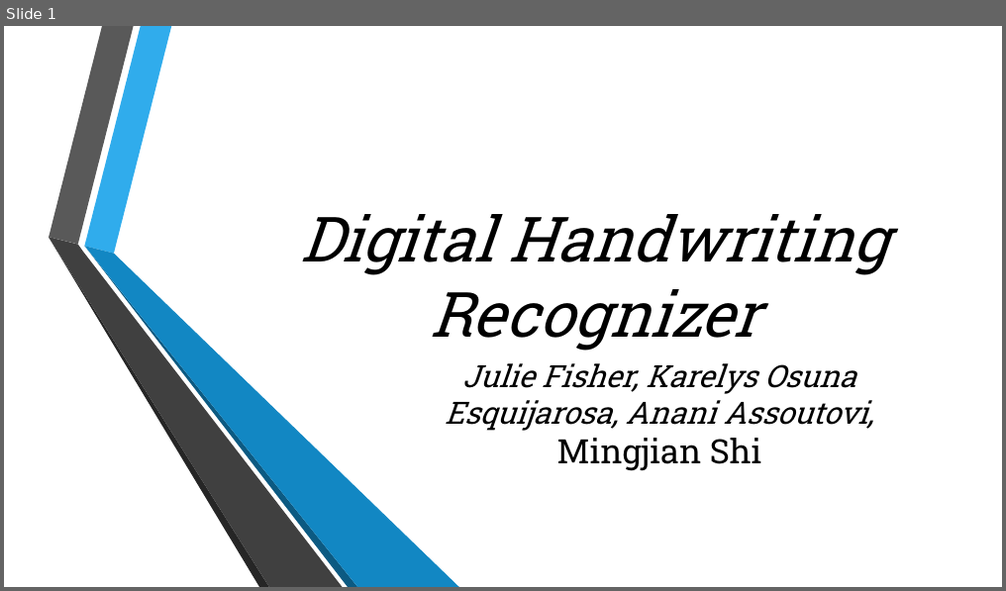
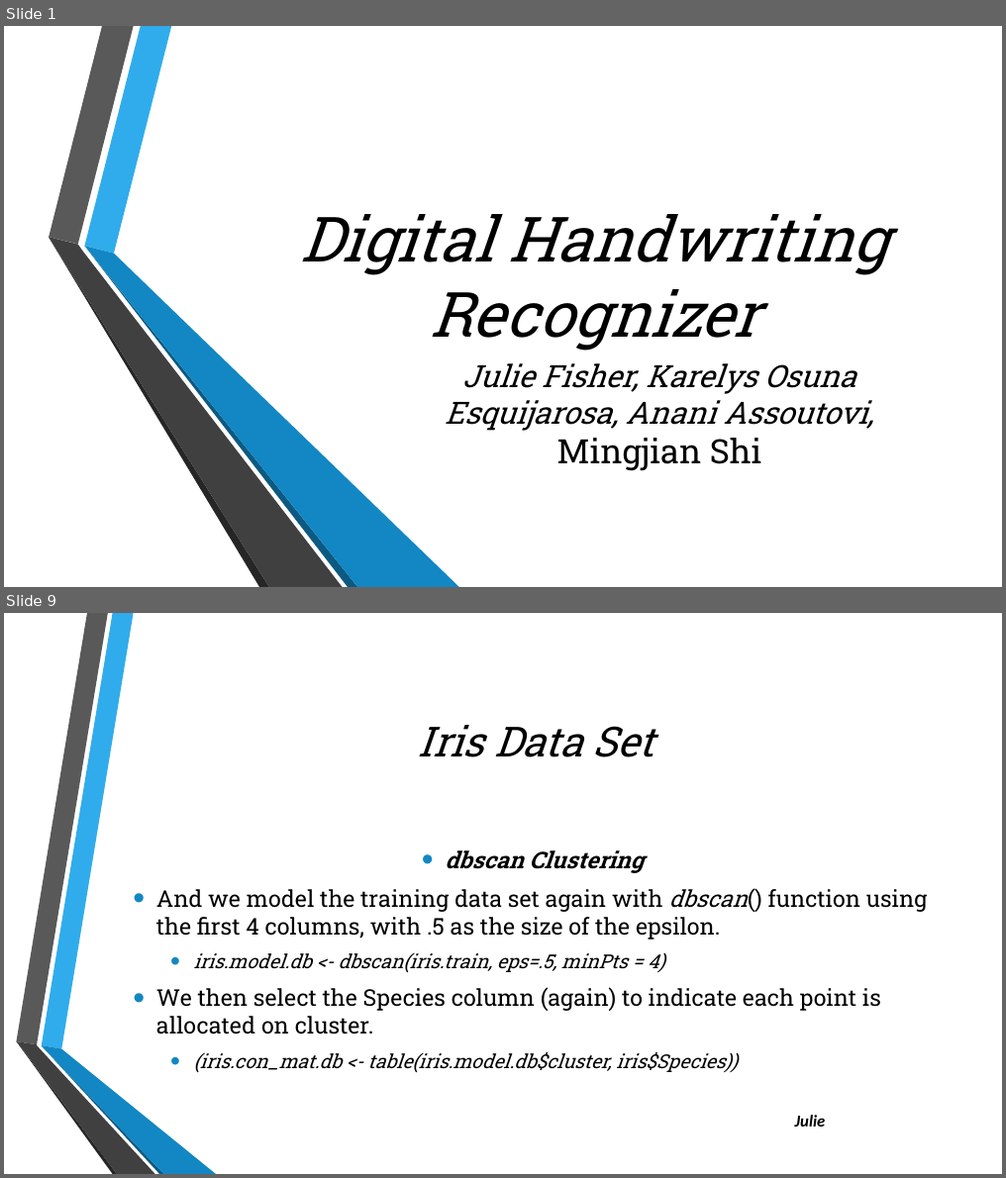
Before and after one commit to julielinx/Final-_Project, a slide deck: Presentation1.pptx. Shown one above the other, each under a label of ours: slide 1 before the commit, slides 1 and 9 after it; the slides between them are not shown. The pictures are 1006x591 and 1006x1178 pixels, drawn with LibreOffice and Linux fonts; fonts in the diff are those of the drawing; background and template pictures are left out. Boxes give left, top, right and bottom in pixels: in the first picture for what was removed or moved away, otherwise in the second. Text is boxed around its words. In the diff, an @@ line names an element or a change of style, - is before the commit and + after.

```diff
--- a/Presentation1.pptx
+++ b/Presentation1.pptx
@@ slide 9 added at box(4, 613, 1002, 1174), background picture (left out) @@
@@ title added at box(417, 725, 653, 758), 40 pt, text #000000, italic @@
+Iris Data Set
@@ text added at box(156, 851, 928, 1072), 22.2 pt, text #000000 @@
+• dbscan Clustering
+• And we model the training data set again with dbscan() function using the first 4 columns, with .5 as the size of the epsilon.
+  • iris.model.db <- dbscan(iris.train, eps=.5, minPts = 4)
+• We then select the Species column (again) to indicate each point is allocated on cluster.
+  • (iris.con_mat.db <- table(iris.model.db$cluster, iris$Species))
@@ group added at box(16, 613, 216, 1174): 6 freeform shapes @@
@@ text added at box(795, 1115, 826, 1127), 16 pt, text #000000, bold, italic @@
+Julie
```
Also in this commit, not shown: 5 slides changed, 7 other slides added.
